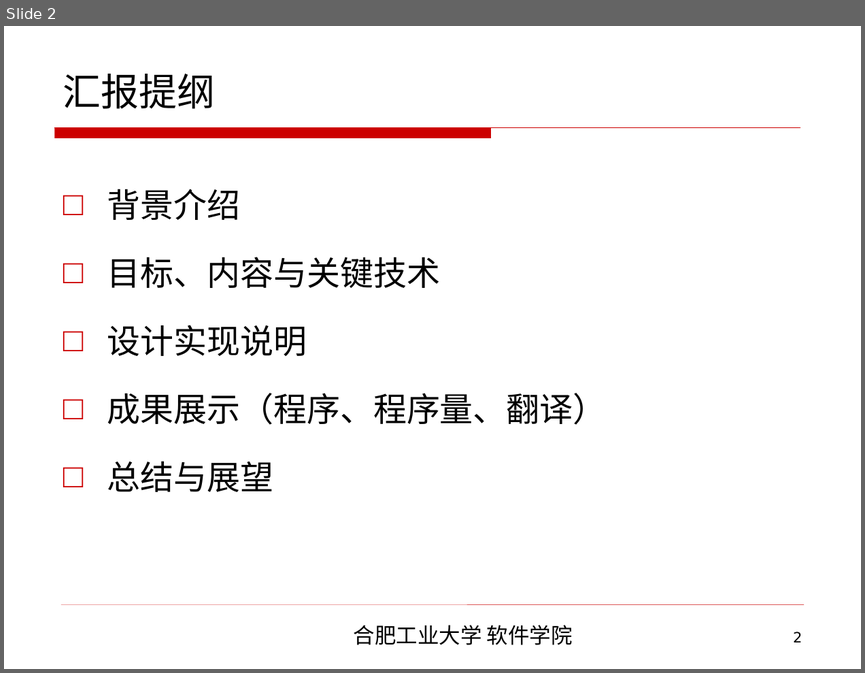
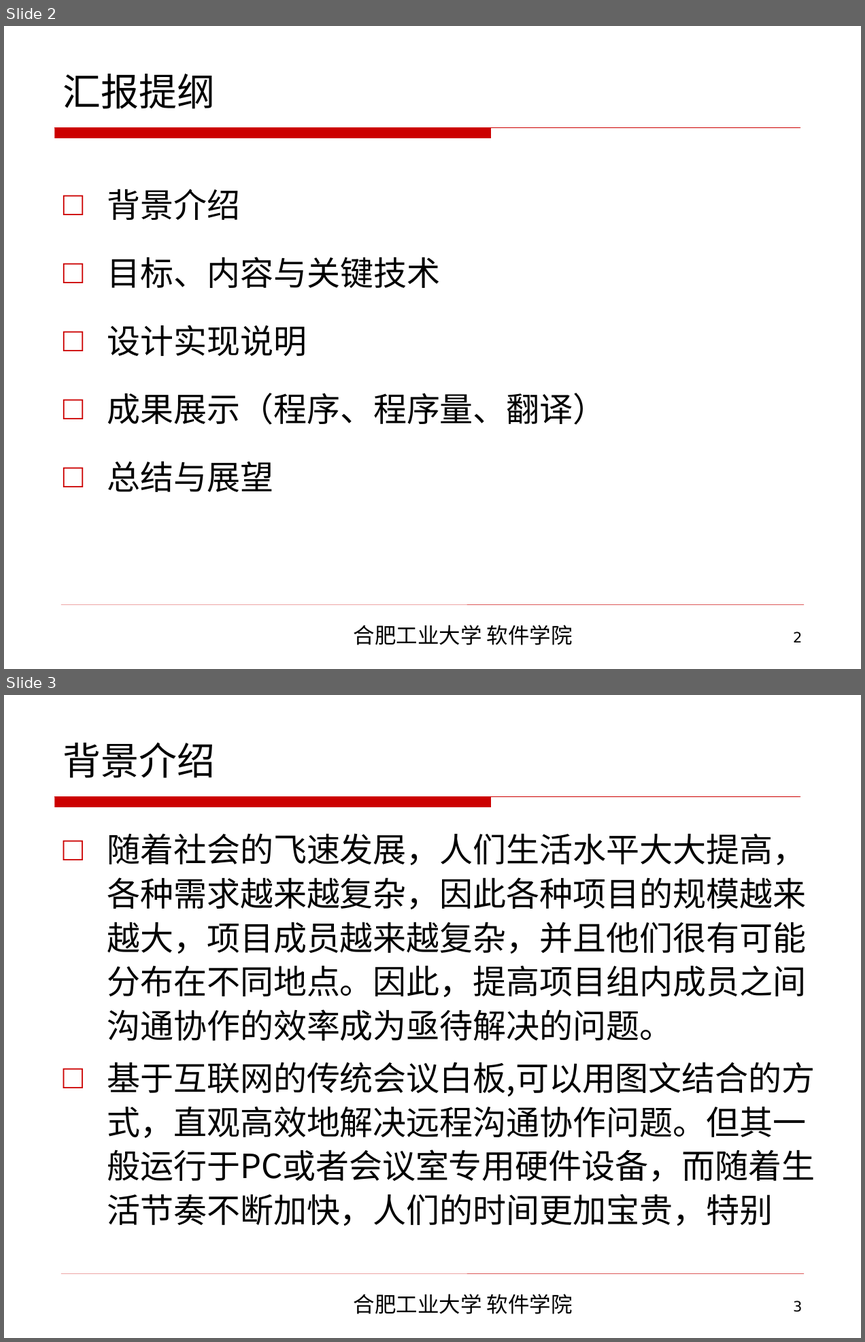
Before and after one commit to CodeDogandCat/master_proj, a slide deck: 2013214381李磊最终答辩/软件学院本科毕业设计毕业答辩.ppt. Shown one above the other, each under a label of ours: slide 2 before the commit, slides 2 and 3 after it. The pictures are 865x673 and 865x1342 pixels, drawn with LibreOffice and Linux fonts; fonts in the diff are those of the drawing; background and template pictures are left out. Boxes give left, top, right and bottom in pixels: in the first picture for what was removed or moved away, otherwise in the second. Text is boxed around its words. In the diff, an @@ line names an element or a change of style, - is before the commit and + after.

```diff
--- a/2013214381李磊最终答辩/软件学院本科毕业设计毕业答辩.ppt
+++ b/2013214381李磊最终答辩/软件学院本科毕业设计毕业答辩.ppt
@@ slide 3 added at box(4, 695, 861, 1338), background picture (left out); not listed: 4 template elements that a slide beside it also shows @@
@@ title added at box(63, 743, 215, 778), 32 pt, text #000000 @@
+背景介绍
@@ text added at box(107, 833, 815, 1225), 28 pt, text #000000 @@
+□ 随着社会的飞速发展，人们生活水平大大提高，各种需求越来越复杂，因此各种项目的规模越来越大，项目成员越来越复杂，并且他们很有可能分布在不同地点。因此，提高项目组内成员之间沟通协作的效率成为亟待解决的问题。
+□ 基于互联网的传统会议白板,可以用图文结合的方式，直观高效地解决远程沟通协作问题。但其一般运行于PC或者会议室专用硬件设备，而随着生活节奏不断加快，人们的时间更加宝贵，特别
```
Also in this commit, not shown: 2 slides changed, 17 other slides added, 1 slide removed, 1 other file.
